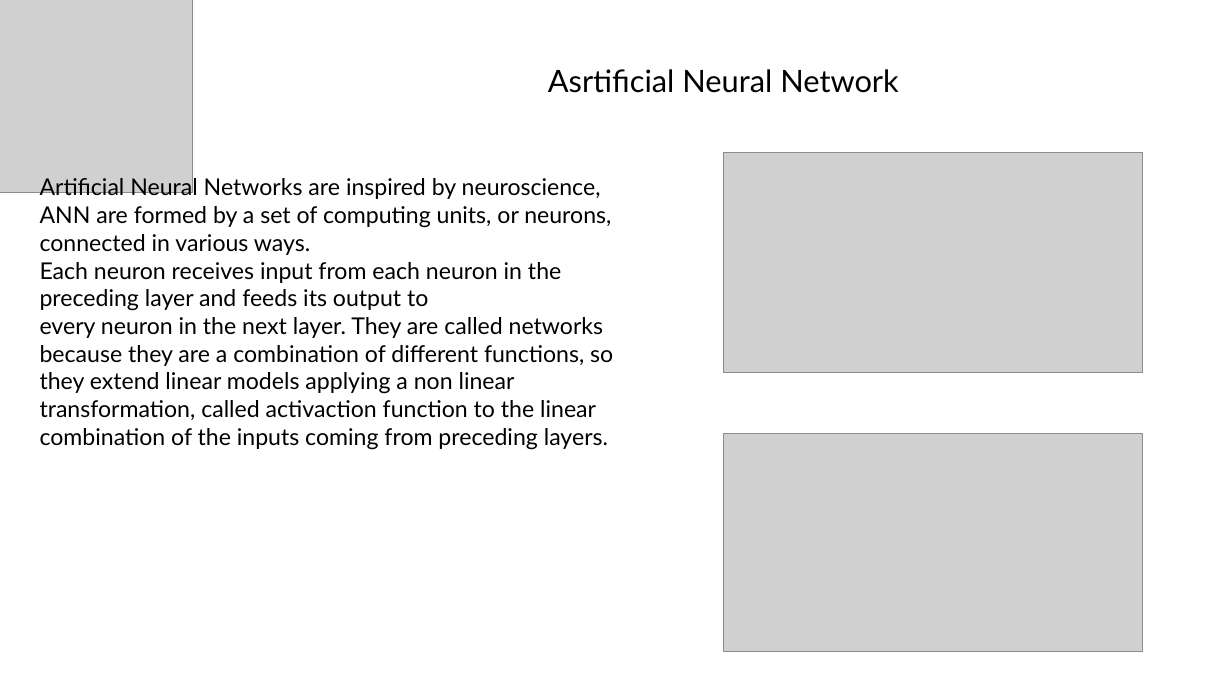
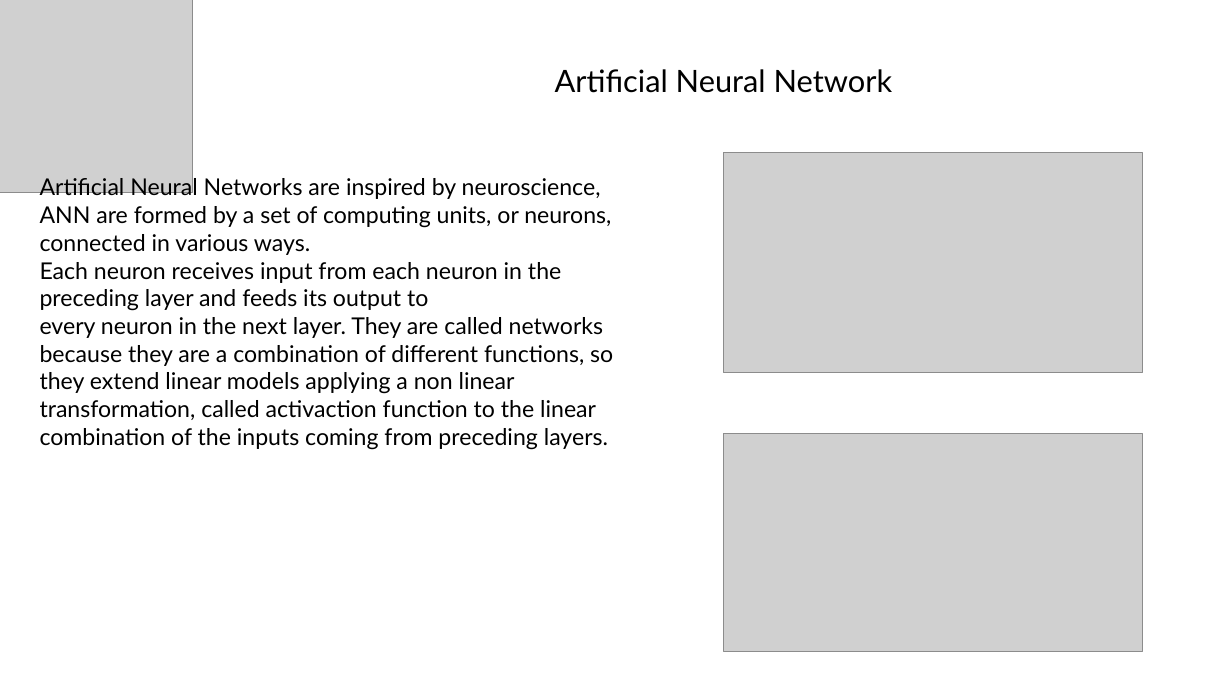
Before and after one commit to claudio1975/SDS2020, a slide deck: slide 49 of EEDA_Presentation.pptx. Drawn at 1232x693 pixels with LibreOffice and Linux fonts; fonts in the diff are those of the drawing; grey boxes stand for pictures. Boxes give left, top, right and bottom in pixels: in the first picture for what was removed or moved away, otherwise in the second. Text is boxed around its words. In the diff, an @@ line names an element or a change of style, - is before the commit and + after.

```diff
--- a/EEDA_Presentation.pptx
+++ b/EEDA_Presentation.pptx
@@ text at [555, 69, 893, 93]: text changed @@
-Asrtificial Neural Network
+Artificial Neural Network
```
